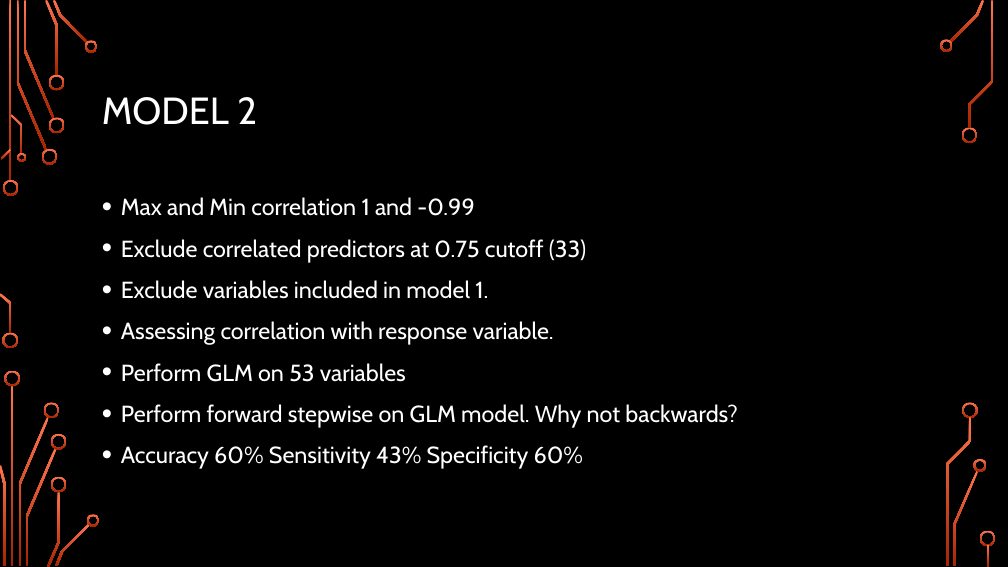
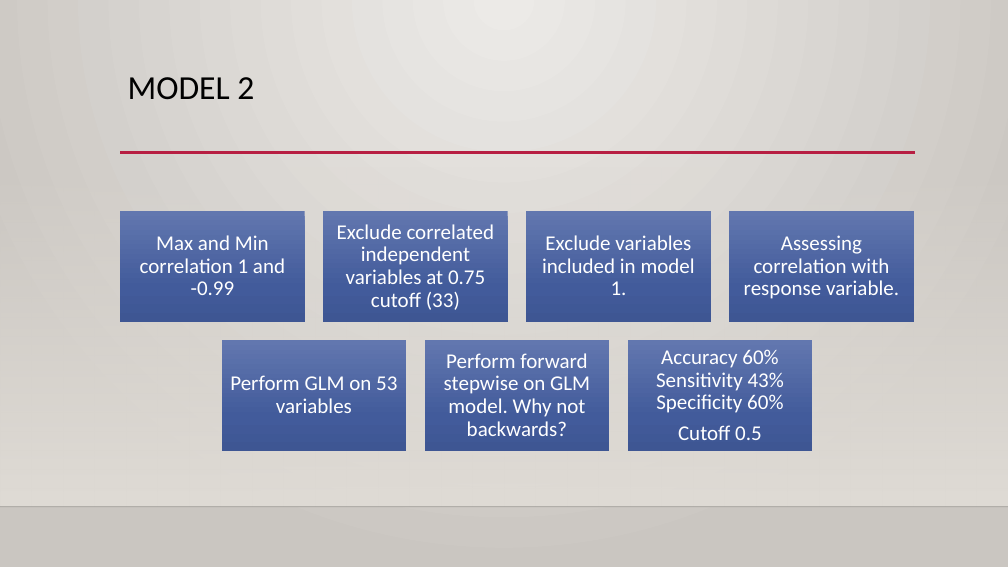
Before and after one commit to karimkhamwani/data-mining, a slide deck: slide 11 of Caravan.pptx (slide 10 before the commit). Drawn at 1008x567 pixels with LibreOffice and Linux fonts; fonts in the diff are those of the drawing; background and template pictures are left out. Boxes give left, top, right and bottom in pixels: in the first picture for what was removed or moved away, otherwise in the second. Text is boxed around its words. In the diff, an @@ line names an element or a change of style, - is before the commit and + after.

```diff
--- a/Caravan.pptx
+++ b/Caravan.pptx
@@ background picture (left out) to gradient #ECEAE7 to #CAC7C1 @@
@@ title "MODEL 2": place and size @@
-title "MODEL 2" at bbox=[102, 97, 257, 125]
+title "MODEL 2" at bbox=[128, 77, 254, 100]
@@ title "MODEL 2" at bbox=[128, 77, 254, 100]: size 36 to 32 pt, font Cabin to Calibri, text colour #FFFFFF to #000000; vertical alignment middle to top @@
@@ rectangle added at bbox=[0, 167, 1008, 507], fill gradient #DFDBD5 @@
@@ line added from (120, 153) to (915, 153), #B71E42 2.5 pt @@
@@ text removed at bbox=[121, 197, 737, 469] @@
-• Max and Min correlation 1 and -0.99
-• Exclude correlated predictors at 0.75 cutoff (33)
-• Exclude variables included in model 1.
-• Assessing correlation with response variable.
-• Perform GLM on 53 variables
-• Perform forward stepwise on GLM model. Why not backwards?
-• Accuracy 60% Sensitivity 43% Specificity 60%
@@ group added at bbox=[120, 211, 914, 451]: 7 rectangles, 7 texts @@
+Max and Min correlation 1 and -0.99
+Exclude correlated independent variables at 0.75 cutoff (33)
+Exclude variables included in model 1.
+Assessing correlation with response variable.
+Perform GLM on 53 variables
+Perform forward stepwise on GLM model. Why not backwards?
+Accuracy 60% Sensitivity 43% Specificity 60%
+Cutoff 0.5
@@ line added from (0, 507) to (1008, 507), #000001 1 pt @@
@@ group removed at bbox=[0, 0, 996, 567]: 33 freeform shapes, 3 rectangles @@
```
Also in this commit, not shown: 11 other slides changed, 1 slide added, 1 slide removed, 1 other file.
